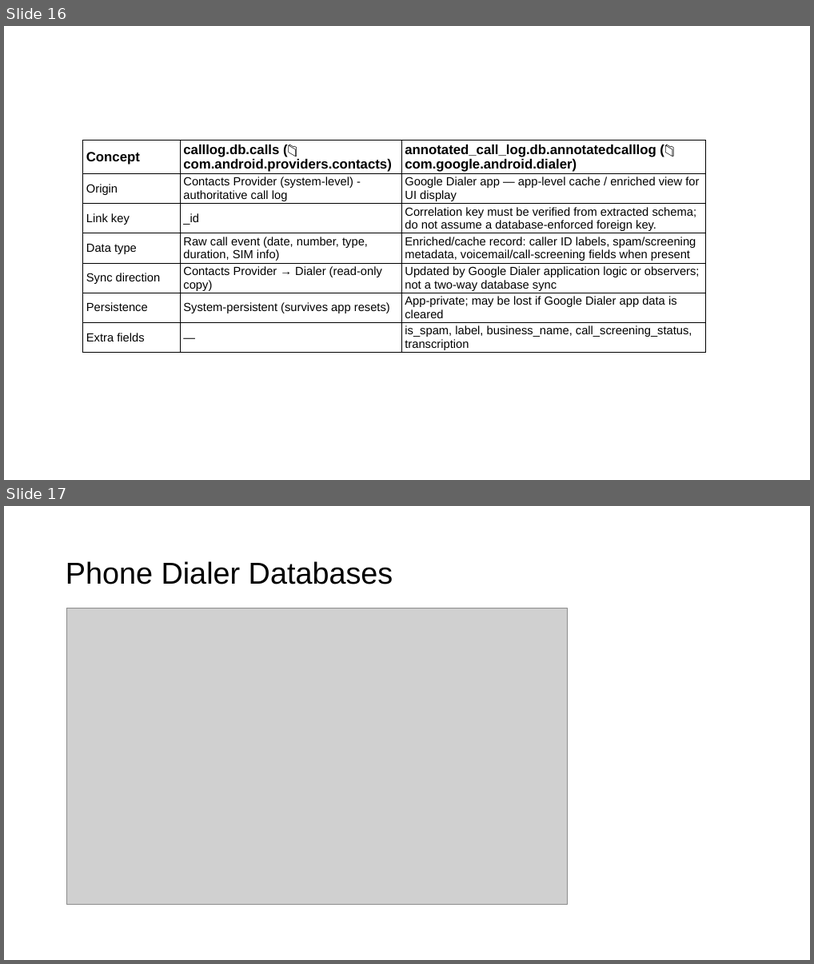
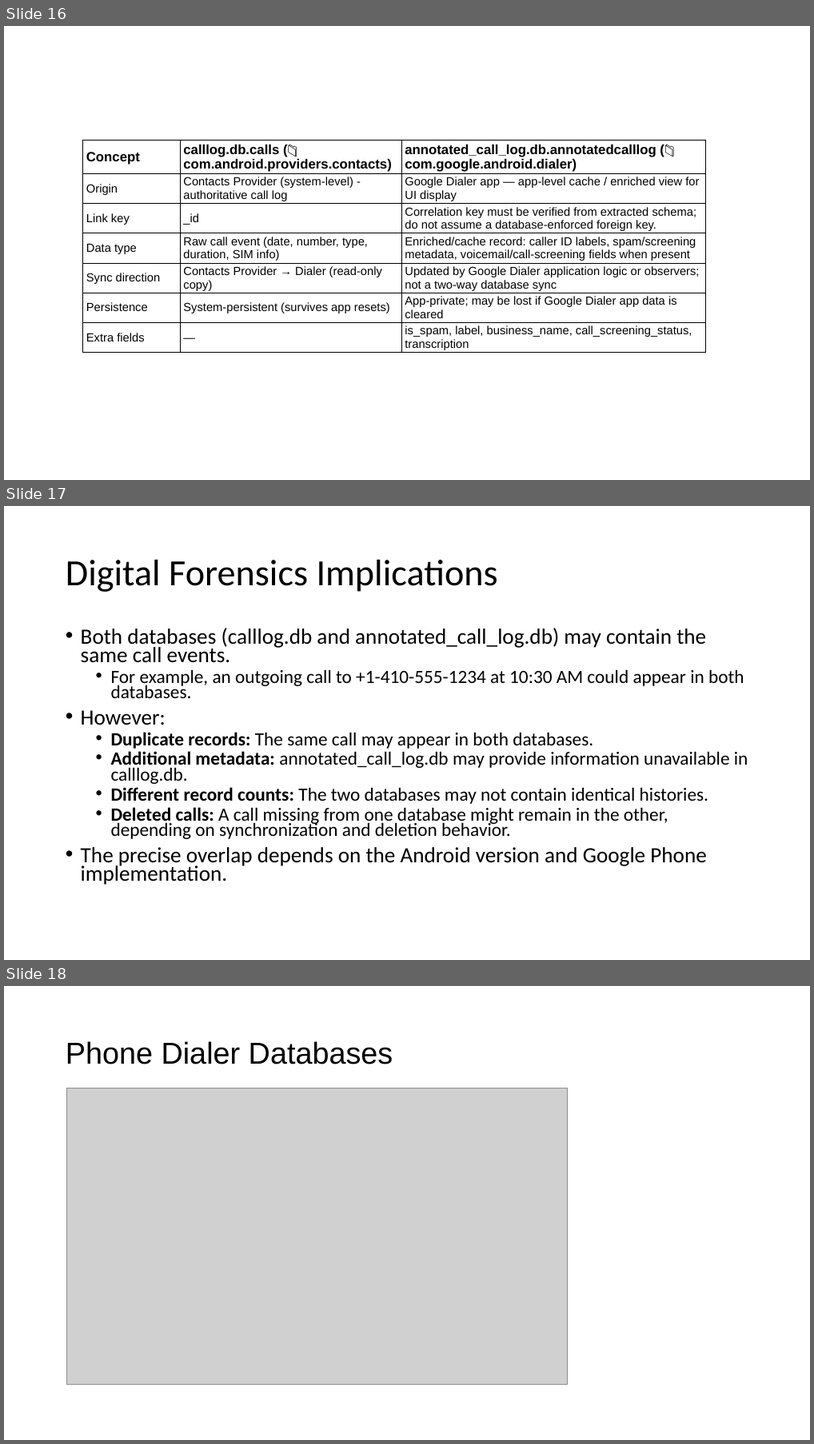
Before and after one commit to frankwxu/digital-forensics-lab, a slide deck: Android10/5_2_2_GMS_App_Investigations_Dialer.pptx. Shown one above the other, each under a label of ours: slides 16 and 17 before the commit, slides 16, 17 and 18 after it. The pictures are 814x964 and 814x1444 pixels, drawn with LibreOffice and Linux fonts; fonts in the diff are those of the drawing; grey boxes stand for pictures; background and template pictures are left out. Boxes give left, top, right and bottom in pixels: in the first picture for what was removed or moved away, otherwise in the second. Text is boxed around its words. In the diff, an @@ line names an element or a change of style, - is before the commit and + after.

```diff
--- a/Android10/5_2_2_GMS_App_Investigations_Dialer.pptx
+++ b/Android10/5_2_2_GMS_App_Investigations_Dialer.pptx
@@ slide 17 added at bbox=[4, 506, 810, 960], background #FFFFFF @@
@@ title added at bbox=[66, 560, 498, 592], 44 pt, text #000000 @@
+Digital Forensics Implications
@@ text added at bbox=[81, 628, 749, 884], 22.2 pt, text #000000 @@
+• Both databases (calllog.db and annotated_call_log.db) may contain the same call events.
+  • For example, an outgoing call to +1-410-555-1234 at 10:30 AM could appear in both databases.
+• However:
+  • Duplicate records: The same call may appear in both databases.
+  • Additional metadata: annotated_call_log.db may provide information unavailable in calllog.db.
+  • Different record counts: The two databases may not contain identical histories.
+  • Deleted calls: A call missing from one database might remain in the other, depending on synchronization and deletion behavior.
+• The precise overlap depends on the Android version and Google Phone implementation.
@@ what was slide 17 is now slide 18 @@
```
Also in this commit, not shown: 2 slides changed, 1 other slide added, 2 other files.
